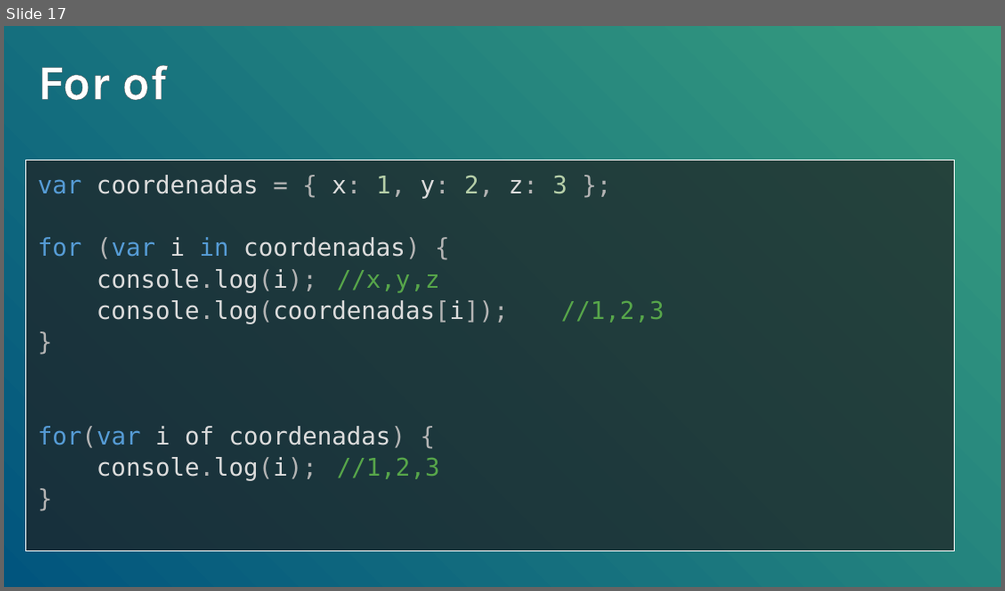
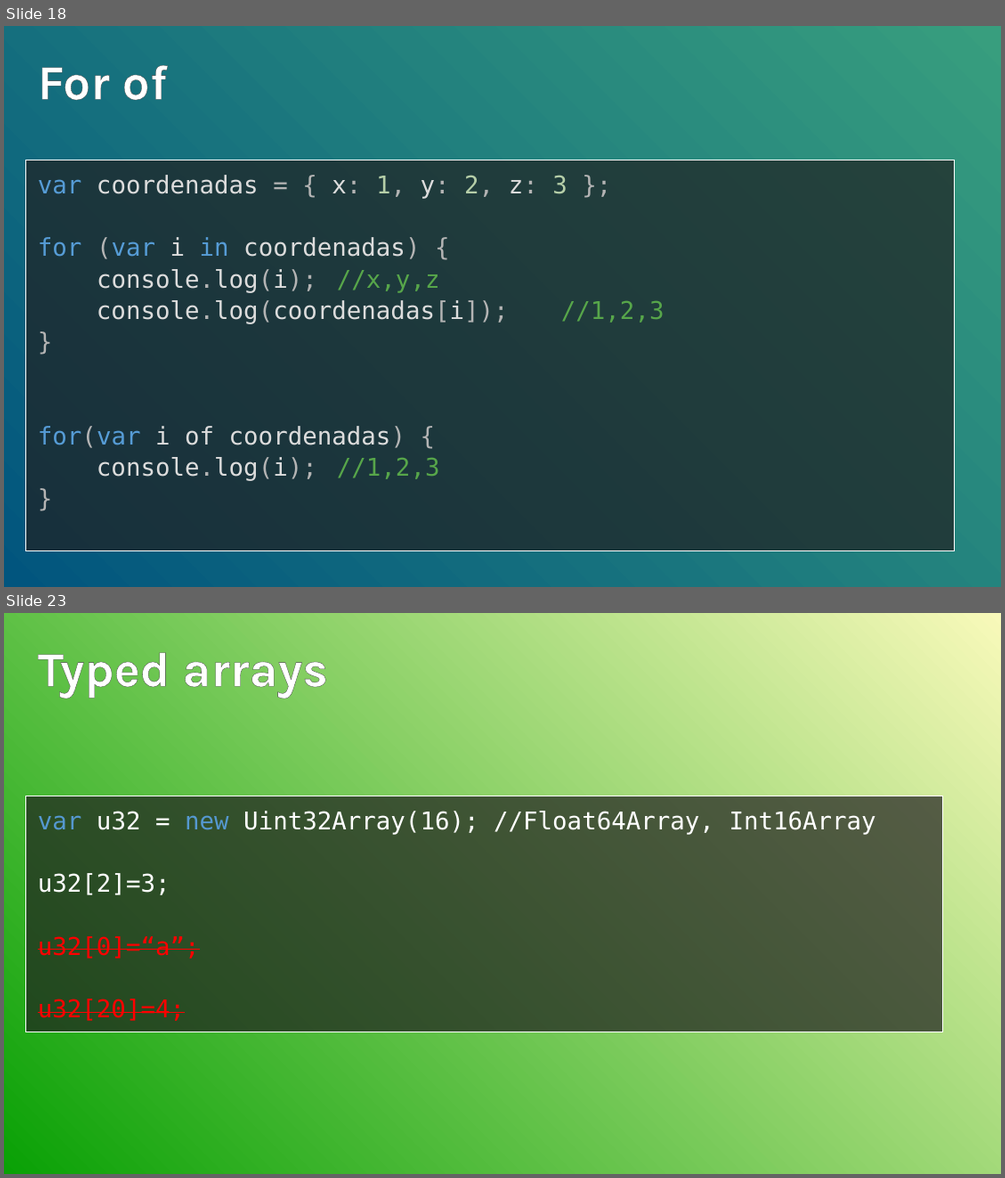
Before and after one commit to UamNet/TechTalks, a slide deck: Functional JS+ES6 - Arcadio Garcia/Functional JS+ ES6.pptx. Shown one above the other, each under a label of ours: slide 17 before the commit, slides 18 and 23 after it; the slides between them are not shown. The pictures are 1005x591 and 1005x1178 pixels, drawn with LibreOffice and Linux fonts; fonts in the diff are those of the drawing; background and template pictures are left out. Boxes give left, top, right and bottom in pixels: in the first picture for what was removed or moved away, otherwise in the second. Text is boxed around its words. In the diff, an @@ line names an element or a change of style, - is before the commit and + after.

```diff
--- a/Functional JS+ES6 - Arcadio Garcia/Functional JS+ ES6.pptx
+++ b/Functional JS+ES6 - Arcadio Garcia/Functional JS+ ES6.pptx
@@ slide 23 added at box(4, 613, 1001, 1174), background gradient #09A105 to #F8F9BA @@
@@ title added at box(38, 652, 328, 698), 48 pt, text #FFFFFF, bold @@
+Typed arrays
@@ text added at box(26, 795, 942, 1032), fill #202020 at 70% opacity, outline #FFFFFF 0.75 pt, 24 pt, text #FFFFFF @@
+var u32 = new Uint32Array(16); //Float64Array, Int16Array
+u32[2]=3;
+u32[0]=“a”;
+u32[20]=4;
@@ what was slide 17 is now slide 18 @@
```
Also in this commit, not shown: 3 slides changed, 7 other slides added.
